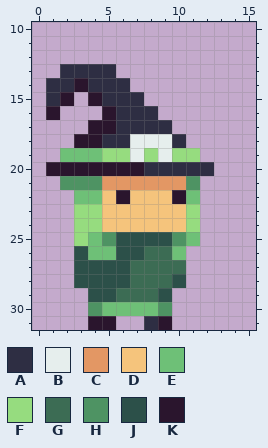
Two states of a pixel-art sprite, Witchlight Woods/Assets/Sprites/player.png. The picture above is the old version.
The file is 16x32 pixels. Shown: x 0..15, y 10..31.
Palette (. is transparent): A #2e2e43  B #e6eeed  C #e39764  D #f5c47c  E #6ec077  F #96dc7f  G #3c6c54  H #4e9363  J #2c5049  K #2a152d
Pixels before, first column x 1:
13 .AAAA.......
14 AAKAAA......
15 AK.KAAA.....
16 K...KAAA....
17 ...KKAAAA...
18 ..KKAABBBA..
19 .EEEFFBFBFF.
20 KKKKKKKAAAAA
21 .HHHCCCCCCH.
22 ..EEDKDDDKE.
23 ..FFDDDDDDF.
24 ..FFDDDDDDF.
25 ..FEHJJJJHE.
26 ..JEEJJGGE..
27 ..JJJJGGGG..
28 ..JJJJGGGJ..
29 ...JJGGGJ...
30 ...HEEEEH...
31 ...KK..AK...
The result:
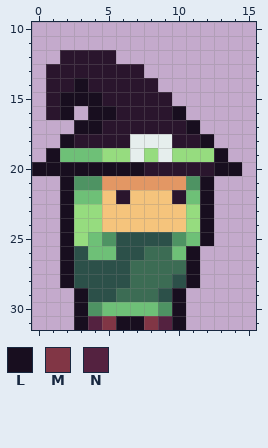
Colours new in this view: L #180e1f  M #813645  N #542240
The exact change:
The edit adds colour F in row 19 at x 12.
The edit adds colour K in row 12 at x 2 to 5; in row 13 at x 1 and 6 to 7; in row 14 at x 7 to 8; in row 15 at x 8 to 9; in row 16 at x 9; in row 17 at x 10.
The edit adds colour K in row 18 at x 11.
Colour A gives way to colour K in row 13 at x 2 to 5; in row 14 at x 1 to 2 and 4 to 6; in row 15 at x 1 and 5 to 7; in row 16 at x 6 to 8; in row 17 at x 6 to 9; in row 18 at x 5 to 6 and 10.
Colour A gives way to colour K in row 20 at x 8 to 12.
The edit adds colour L in row 15 at x 3; in row 16 at x 2, 4 and 10; in row 17 at x 3 and 11; in row 18 at x 2 and 12; in row 19 at x 1 and 13; in row 20 at x 0 and 13 to 14.
The edit adds colour L in row 21 at x 12; in rows 22 to 25 at x 2 and 12; in rows 26 to 28 at x 2 and 11; in rows 29 to 30 at x 3 and 10; in row 31 at x 3, 6 to 7 and 10.
Colour H gives way to colour L in row 21 at x 2.
Colour K gives way to colour L in row 14 at x 3; in row 15 at x 2 and 4; in row 16 at x 5; in row 17 at x 4; in row 20 at x 1 to 7.
Colour A gives way to colour M in row 31 at x 8.
Colour K gives way to colour M in row 31 at x 5.
Colour K gives way to colour N in row 31 at x 4 and 9.
Pixel boxes of the changes (left, top, right, bottom) in both pictures:
changed: (32, 50, 242, 330)
